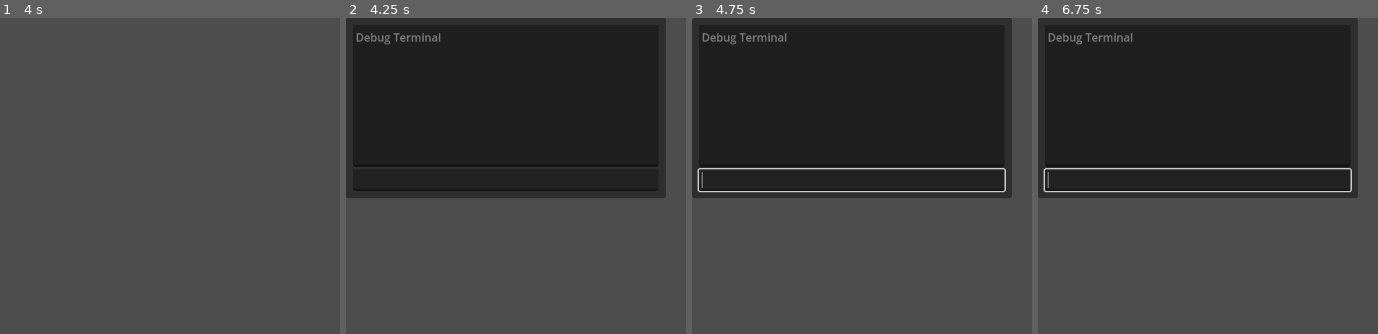
Above: before the commit, frames 1-4 (left to right).
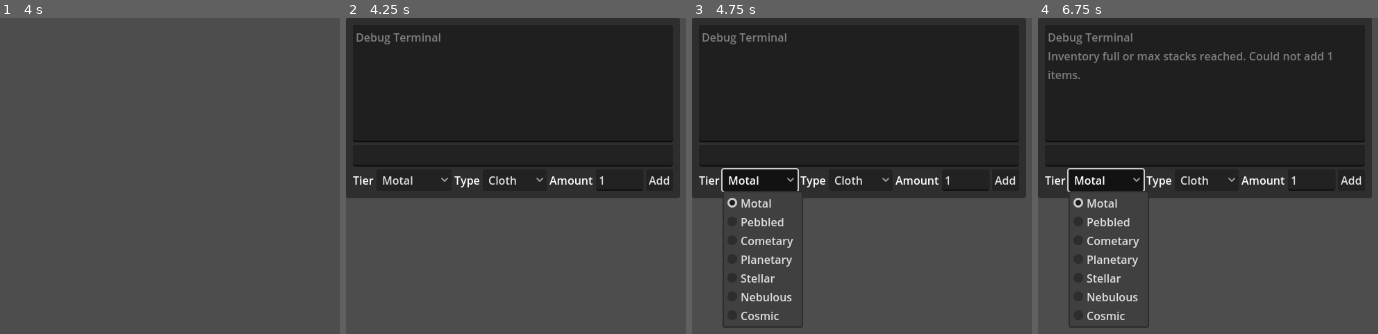
Above: after the commit, the same moments.

Repository: Moonlit-Cafe/MLCProject1
Game: Godot game, scene res://scenes/main.tscn
Two runs of this game, one before a commit and one after it. Both use one fixed random seed, a clock stepped at 60 frames per second and the inputs below.
Inputs (mouse positions are in pixels of both pictures, inside the frame that each line leads up to):
- Up to frame 1 (4 s): tap Enter at 0.5, 2, 3.5 s; move the mouse to (outside the picture) at 0.52 s; click (outside the picture) at 0.67 s; tap Space at 1.25, 2.75 s; drag from (241, 264) to (outside the picture) at 1.27 s; move the mouse to (outside the picture) at 2.02 s; click (outside the picture) at 2.17 s; drag from (outside the picture) to (159, 176) at 2.77 s; move the mouse to (outside the picture) at 3.52 s; click (outside the picture) at 3.67 s
- Up to frame 2 (4.25 s): tap ` (debug) at 4.15 s
- Up to frame 3 (4.75 s): click (760, 179) at 4.25 s, where only the run after the commit has a clickable "Motal"
- Up to frame 4 (6.75 s): click (1208, 179) at 5 s, where only the run after the commit has a clickable "Cloth"; click (1350, 179) at 5.75 s, where only the run after the commit has a clickable "Add"; click (1106, 179) at 6.5 s, where only the run after the commit has a clickable "Motal"

Frame 1 is identical in both runs. In frame 2, 3.3% of the frame differs, in the area x 2-99%, y 0-57%; in frame 3, 6.4%; in frame 4, 7.5%, in the area x 1-99%, y 0-99%.

Commit message:
DEBUG DISPLAY UPDATES

Diff:
--- a/autoloads/debug/debug.gd
+++ b/autoloads/debug/debug.gd
@@ -5,6 +5,11 @@
 #region Variables
 @export var text_box : TextEdit
 @export var text_line : LineEdit
+@export var tier_select: OptionButton
+@export var type_select: OptionButton
+@export var amount_line: LineEdit
+@export var add_button: Button
+@export var materials_display: TextEdit
 
 var text : String = "Debug Terminal"
 #endregion
@@ -12,6 +17,9 @@
 #region Built-Ins
 func _ready() -> void:
 	text_box.set_line(0, text)
+	text_box.set_line(1, "Type \"help\" to list commands")
+	_populate_debug_add_options()
+	_refresh_materials_display()
 
 func _input(event: InputEvent) -> void:
 	if event.is_action_pressed(&"debug"):
@@ -24,6 +32,32 @@
 #region Helpers
 func _add_line(new_text: String) -> void:
 	text += "\n%s" % [new_text]
+
+func _populate_debug_add_options() -> void:
+	if tier_select:
+		tier_select.clear()
+		# Add tiers with enum IDs
+		tier_select.add_item("Motal", Genum.Rarity.MOTAL)
+		tier_select.add_item("Pebbled", Genum.Rarity.PEBBLED)
+		tier_select.add_item("Cometary", Genum.Rarity.COMETARY)
+		tier_select.add_item("Planetary", Genum.Rarity.PLANETARY)
+		tier_select.add_item("Stellar", Genum.Rarity.STELLAR)
+		tier_select.add_item("Nebulous", Genum.Rarity.NEBULOUS)
+		tier_select.add_item("Cosmic", Genum.Rarity.COSMIC)
+		tier_select.select(0)
+
+	if type_select:
+		type_select.clear()
+		# Add material types with enum IDs
+		type_select.add_item("Cloth", Genum.MaterialType.CLOTH)
+		type_select.add_item("Dust", Genum.MaterialType.DUST)
+		type_select.add_item("Leather", Genum.MaterialType.LEATHER)
+		type_select.add_item("Metal", Genum.MaterialType.METAL)
+		type_select.add_item("Wood", Genum.MaterialType.WOOD)
+		type_select.select(0)
+
+	if amount_line and amount_line.text == "":
+		amount_line.text = "1"
 #endregion
 
 #region Signal Callbacks
@@ -52,6 +86,8 @@
 #region Commands
 # Basic idea is to add a method and then it essentially becomes a command because of how _on_text_submit works
 
+## TODO: Fix the  "help" command
+
 ## When called it will either provide a list of available commands or give information about a particular command
 func help(args: Array[String]) -> void:
 	if args.size() == 0:
@@ -66,3 +102,126 @@
 func clear(_args: Array[String]) -> void:
 	text = "Debug Terminal"
 #endregion
+
+#region UI Callbacks
+func _on_add_pressed() -> void:
+	var selected_tier: int = tier_select.get_selected_id() if tier_select else 0
+	var selected_type: int = type_select.get_selected_id() if type_select else Genum.MaterialType.CLOTH
+	var amount_text: String = amount_line.text if amount_line else "1"
+	var amount_to_add: int = max(1, int(amount_text))
+
+	var found_item: Item = _find_item_by_tier_and_type(selected_tier, selected_type)
+	if not found_item:
+		_add_line("No item found for type %s at tier %s" % [str(selected_type), str(selected_tier)])
+		text_box.text = text
+		text_box.scroll_vertical = text_box.get_line_count() - 1
+		return
+
+	var remaining: int = amount_to_add
+	remaining = _try_stack_into_existing(found_item, remaining)
+	if remaining > 0:
+		remaining = _spawn_into_empty_slots(found_item, remaining)
+
+	var added_count = amount_to_add - remaining
+	if added_count > 0:
+		_add_line("Added %d x %s" % [added_count, found_item.get_display_name()])
+	if remaining > 0:
+		_add_line("Inventory full or max stacks reached. Could not add %d items." % remaining)
+
+	text_box.text = text
+	text_box.scroll_vertical = text_box.get_line_count() - 1
+
+	# Refresh materials display after adding items
+	_refresh_materials_display()
+
+func _find_item_by_tier_and_type(tier: int, material_type: int) -> Item:
+	# Prefer exact tier match; fallback to any item of that material type
+	if CraftManager and CraftManager.item_compendium:
+		var fallback: Item = null
+		for item in CraftManager.item_compendium.item_reference:
+			if item is MaterialItem:
+				var mat_item := item as MaterialItem
+				if mat_item.material_type == material_type:
+					if mat_item.tier == tier:
+						return item
+					if fallback == null:
+						fallback = item
+		return fallback
+	return null
+
+func _try_stack_into_existing(item: Item, amount: int) -> int:
+	var remaining = amount
+	for node in get_tree().get_nodes_in_group(&"inv_slots"):
+		if remaining <= 0:
+			break
+		if not node is InventorySlot:
+			continue
+		var slot: InventorySlot = node as InventorySlot
+		if slot.held_item and slot.held_item.item and slot.held_item.item.id == item.id:
+			remaining = slot.held_item.add_to_stack(remaining)
+	return remaining
+
+func _spawn_into_empty_slots(item: Item, amount: int) -> int:
+	var remaining = amount
+	for node in get_tree().get_nodes_in_group(&"inv_slots"):
+		if remaining <= 0:
+			break
+		if not node is InventorySlot:
+			continue
+		var slot: InventorySlot = node as InventorySlot
+		if slot.is_empty():
+			var to_place = min(remaining, item.max_stack_size)
+			var item_scene: PackedScene = slot.item_node
+			if not item_scene:
+				# Fallback to loading scene directly
+				item_scene = load("res://mechanics/inventory/item_node.tscn")
+			var item_node: ItemNode = item_scene.instantiate()
+			item_node.setup_item(item, to_place)
+			slot.add_child(item_node)
+			remaining -= to_place
+	return remaining
+
+func _refresh_materials_display() -> void:
+	if not materials_display:
+		return
+
+	var materials_text := ""
+	var material_counts := {}
+
+	# Collect all materials from inventory slots
+	for node in get_tree().get_nodes_in_group(&"inv_slots"):
+		if not node is InventorySlot:
+			continue
+		var slot: InventorySlot = node as InventorySlot
+		if slot.held_item and slot.held_item.item and slot.held_item.item is MaterialItem:
+			var mat_item := slot.held_item.item as MaterialItem
+			var key := "%s_Tier%d" % [GenumHelper.MATERIAL_TYPE.get(mat_item.material_type), mat_item.tier]
+			if not material_counts.has(key):
+				material_counts[key] = 0
+			material_counts[key] += slot.held_item.count
+
+	# Format the display
+	if material_counts.is_empty():
+		materials_text = "No materials found in inventory"
+	else:
+		var tier_names := ["Motal", "Pebbled", "Cometary", "Planetary", "Stellar", "Nebulous", "Cosmic"]
+		var type_names := ["Cloth", "Dust", "Leather", "Metal", "Wood"]
+
+		for key in material_counts.keys():
+			var parts: Array[String] = key.split("_")
+			if parts.size() >= 2:
+				var material_type: String = parts[0]
+				var tier_str: String = parts[1].substr(4) # Remove "Tier" prefix
+				var tier_idx: int = int(tier_str)
+				var type_idx: int = GenumHelper.MATERIAL_TYPE.values().find(material_type)
+
+				if tier_idx < tier_names.size() and type_idx >= 0:
+					var tier_name: String = tier_names[tier_idx]
+					var type_name: String = type_names[type_idx]
+					materials_text += "%s %s: %d\n" % [tier_name, type_name, material_counts[key]]
+
+	materials_display.text = materials_text
+
+func _on_refresh_materials() -> void:
+	_refresh_materials_display()
+#endregion
--- a/autoloads/debug/debug.tscn
+++ b/autoloads/debug/debug.tscn
@@ -2,11 +2,15 @@
 
 [ext_resource type="Script" uid="uid://bu6p8yohxqbyb" path="res://autoloads/debug/debug.gd" id="1_nhwjj"]
 
-[node name="Debug" type="CanvasLayer" node_paths=PackedStringArray("text_box", "text_line")]
+[node name="Debug" type="CanvasLayer" node_paths=PackedStringArray("text_box", "text_line", "tier_select", "type_select", "amount_line", "add_button")]
 visible = false
 script = ExtResource("1_nhwjj")
 text_box = NodePath("PanelContainer/MarginContainer/VBoxContainer/TextEdit")
 text_line = NodePath("PanelContainer/MarginContainer/VBoxContainer/LineEdit")
+tier_select = NodePath("PanelContainer/MarginContainer/VBoxContainer/DebugAdd/HBox/TierSelect")
+type_select = NodePath("PanelContainer/MarginContainer/VBoxContainer/DebugAdd/HBox/TypeSelect")
+amount_line = NodePath("PanelContainer/MarginContainer/VBoxContainer/DebugAdd/HBox/AmountLine")
+add_button = NodePath("PanelContainer/MarginContainer/VBoxContainer/DebugAdd/HBox/AddButton")
 
 [node name="PanelContainer" type="PanelContainer" parent="."]
 anchors_preset = -1
@@ -36,4 +40,41 @@
 size_flags_horizontal = 3
 keep_editing_on_text_submit = true
 
+[node name="DebugAdd" type="VBoxContainer" parent="PanelContainer/MarginContainer/VBoxContainer"]
+layout_mode = 2
+
+[node name="HBox" type="HBoxContainer" parent="PanelContainer/MarginContainer/VBoxContainer/DebugAdd"]
+layout_mode = 2
+
+[node name="TierLabel" type="Label" parent="PanelContainer/MarginContainer/VBoxContainer/DebugAdd/HBox"]
+layout_mode = 2
+text = "Tier"
+
+[node name="TierSelect" type="OptionButton" parent="PanelContainer/MarginContainer/VBoxContainer/DebugAdd/HBox"]
+layout_mode = 2
+size_flags_horizontal = 3
+
+[node name="TypeLabel" type="Label" parent="PanelContainer/MarginContainer/VBoxContainer/DebugAdd/HBox"]
+layout_mode = 2
+text = "Type"
+
+[node name="TypeSelect" type="OptionButton" parent="PanelContainer/MarginContainer/VBoxContainer/DebugAdd/HBox"]
+layout_mode = 2
+size_flags_horizontal = 3
+
+[node name="AmountLabel" type="Label" parent="PanelContainer/MarginContainer/VBoxContainer/DebugAdd/HBox"]
+layout_mode = 2
+text = "Amount"
+
+[node name="AmountLine" type="LineEdit" parent="PanelContainer/MarginContainer/VBoxContainer/DebugAdd/HBox"]
+layout_mode = 2
+size_flags_horizontal = 3
+placeholder_text = "1"
+max_length = 4
+
+[node name="AddButton" type="Button" parent="PanelContainer/MarginContainer/VBoxContainer/DebugAdd/HBox"]
+layout_mode = 2
+text = "Add"
+
 [connection signal="text_submitted" from="PanelContainer/MarginContainer/VBoxContainer/LineEdit" to="." method="_on_text_submit"]
+[connection signal="pressed" from="PanelContainer/MarginContainer/VBoxContainer/DebugAdd/HBox/AddButton" to="." method="_on_add_pressed"]
